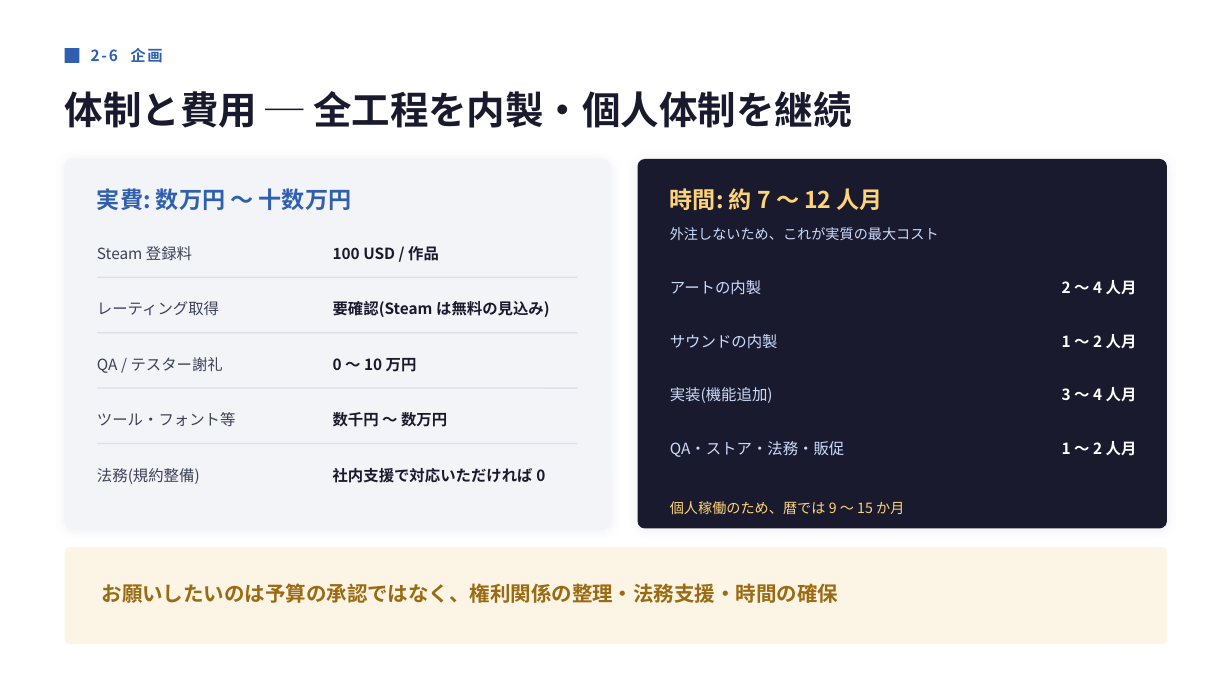
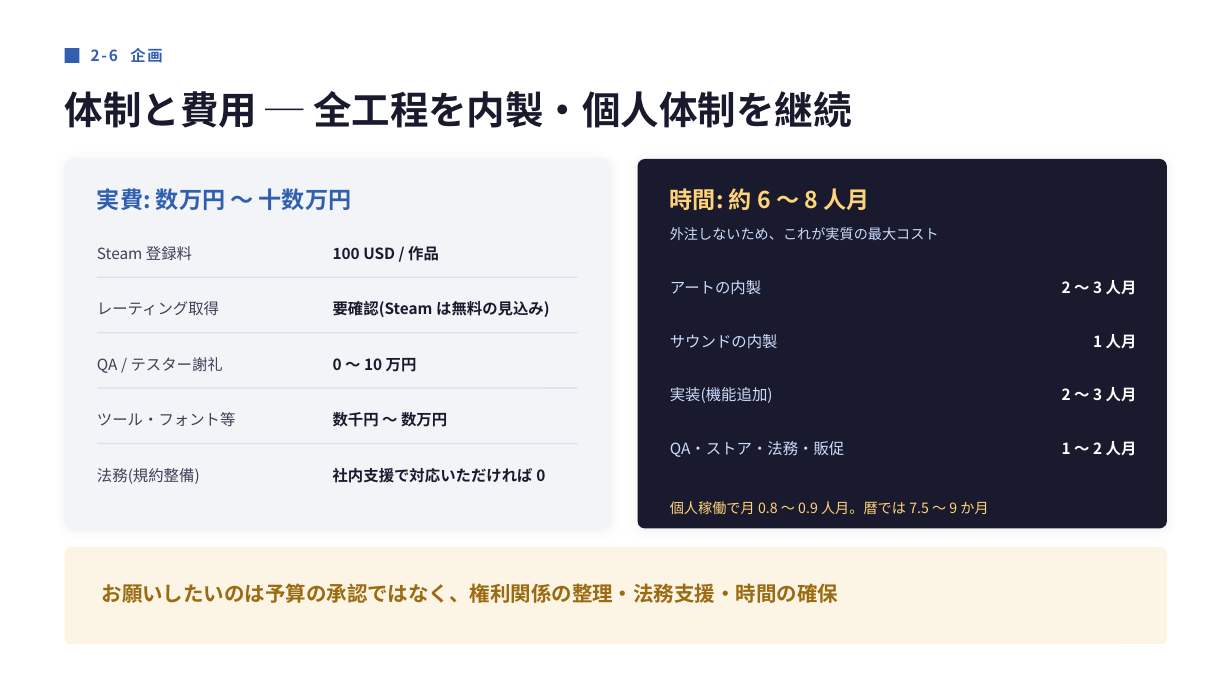
Before and after one commit to j-shimo/fami_war_like, a slide deck: slide 15 of docs/CommercialProposal.pptx. Drawn at 1232x693 pixels with LibreOffice and Linux fonts; fonts in the diff are those of the drawing. Boxes give left, top, right and bottom in pixels: in the first picture for what was removed or moved away, otherwise in the second. Text is boxed around its words. In the diff, an @@ line names an element or a change of style, - is before the commit and + after.

```diff
--- a/docs/CommercialProposal.pptx
+++ b/docs/CommercialProposal.pptx
@@ text at [670, 188, 869, 210]: text changed @@
-時間: 約 7 〜 12 人月
+時間: 約 6 〜 8 人月
@@ text at [1062, 280, 1137, 295]: text changed @@
-2 〜 4 人月
+2 〜 3 人月
@@ text at [1093, 334, 1137, 349]: text changed @@
-1 〜 2 人月
+1 人月
@@ text at [1062, 387, 1137, 402]: text changed @@
-3 〜 4 人月
+2 〜 3 人月
@@ text at [670, 501, 988, 514]: text changed @@
-個人稼働のため、暦では 9 〜 15 か月
+個人稼働で月 0.8 〜 0.9 人月。暦では 7.5 〜 9 か月
```
Also in this commit, not shown: 6 other slides changed, 5 other files.
